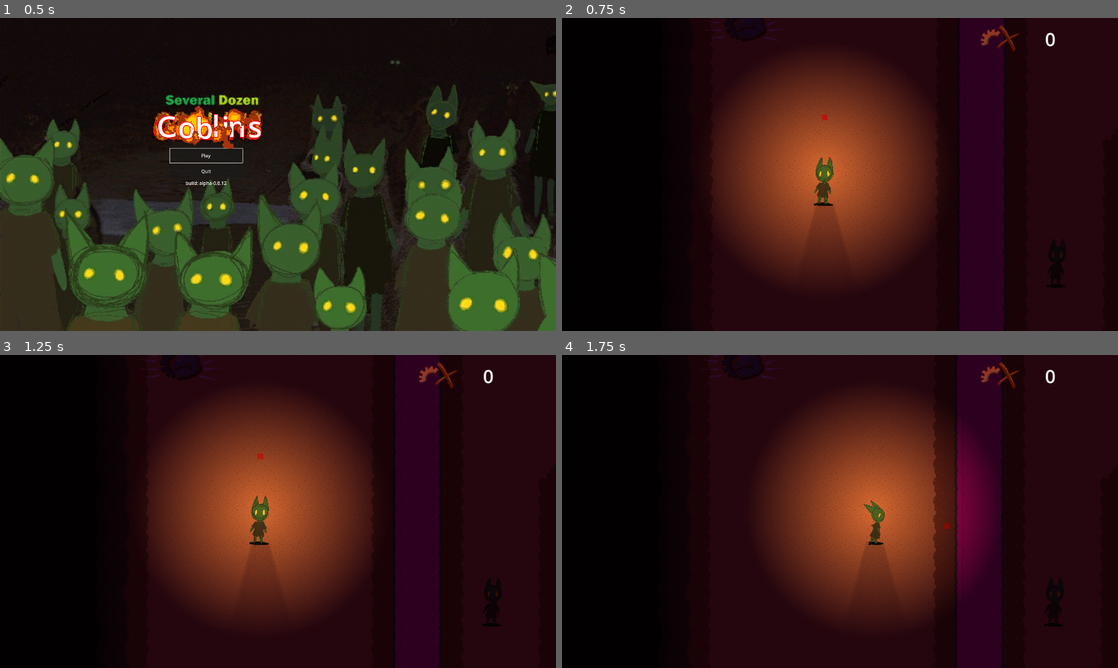
Above: before the commit, frames 1-4 (two rows, left to right).
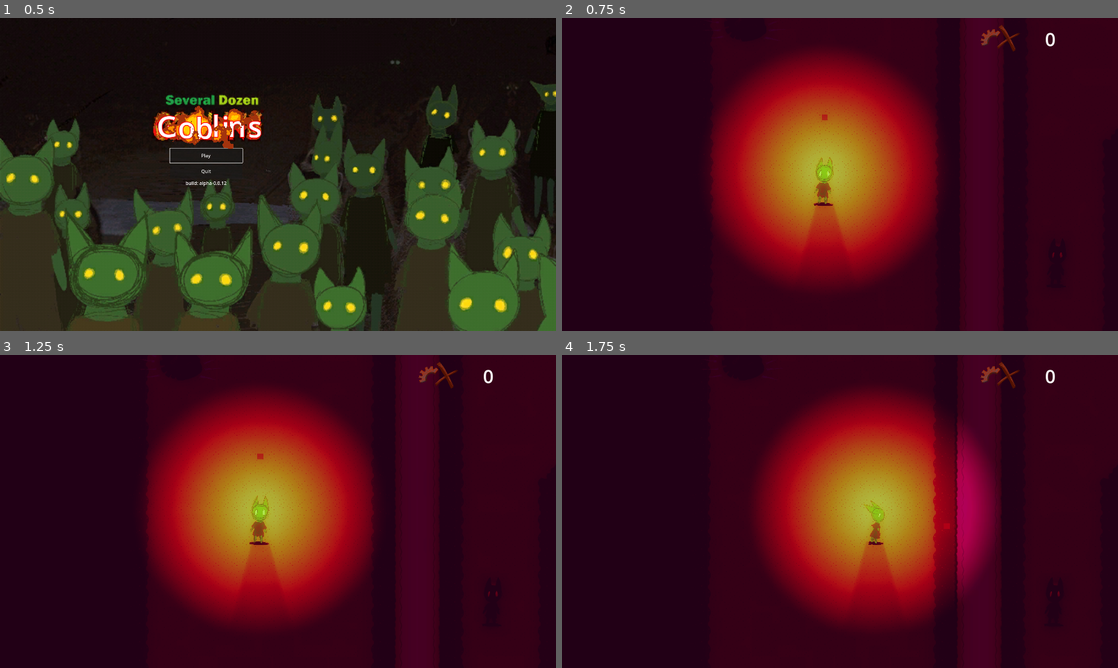
Above: after the commit, the same moments.

Repository: loteque/GoblinGame
Game: Godot game, scene res://main.tscn
Same seed, same stepped clock (60 frames per second), same inputs: the game is played once before the commit and once after it.
Inputs (mouse positions are in pixels of both pictures, inside the frame that each line leads up to):
- Up to frame 1 (0.5 s): no input
- Up to frame 2 (0.75 s): click "Play" at 0.5 s
- Up to frame 3 (1.25 s): no input
- Up to frame 4 (1.75 s): move the mouse to (962, 495) at 1.27 s; hold D (right) from 1.28 s (still down); hold Shift (call) from 1.28 s (still down); click (962, 495) at 1.42 s

Frame 1 is identical in both runs. In frame 2, 45% of the frame differs, in the area x 0-91%, y 0-100%; in frame 3, 45%; in frame 4, 46%.

Commit message:
adjust lights, add eye glow, adjust environemtal color tone and bloom

Diff:
--- /dev/null
+++ b/project/head_glow.tscn
@@ -0,0 +1,10 @@
+[gd_scene load_steps=2 format=3 uid="uid://l5vvruq23htq"]
+
+[ext_resource type="Texture2D" uid="uid://d04bgi5pe4150" path="res://src/character/lights/player_character.tres" id="1_qxvjk"]
+
+[node name="HeadGlow" type="PointLight2D"]
+position = Vector2(3436, 1406)
+scale = Vector2(14.03, 14.03)
+energy = 0.34
+texture = ExtResource("1_qxvjk")
+texture_scale = 0.1
--- a/project/main.tscn
+++ b/project/main.tscn
@@ -635,6 +635,28 @@
 [sub_resource type="ShaderMaterial" id="ShaderMaterial_jbto2"]
 shader = ExtResource("5_n4qge")
 
+[sub_resource type="Gradient" id="Gradient_3kivr"]
+offsets = PackedFloat32Array(0.0547264, 1)
+colors = PackedColorArray(0.137129, 7.4001e-07, 0.0868827, 1, 0.690601, 0.901787, 1, 1)
+
+[sub_resource type="GradientTexture2D" id="GradientTexture2D_bp8ac"]
+gradient = SubResource("Gradient_3kivr")
+
+[sub_resource type="Environment" id="Environment_ngf1l"]
+background_mode = 3
+tonemap_mode = 3
+glow_enabled = true
+glow_normalized = true
+glow_intensity = 1.5
+glow_strength = 0.91
+glow_bloom = 0.46
+glow_map_strength = 0.7
+adjustment_enabled = true
+adjustment_brightness = 0.94
+adjustment_contrast = 1.12
+adjustment_saturation = 1.56
+adjustment_color_correction = SubResource("GradientTexture2D_bp8ac")
+
 [node name="Main2" type="Node2D" groups=["Map"]]
 y_sort_enabled = true
 
@@ -689,6 +711,7 @@
 size_flags_vertical = 3
 
 [node name="MainMenu" parent="LevelUI" node_paths=PackedStringArray("music_manager") instance=ExtResource("10_cxmx8")]
+visible = false
 music_manager = NodePath("../../MusicManager")
 
 [node name="WorldBoundery" type="StaticBody2D" parent="."]
@@ -797,11 +820,13 @@
 music_manager = NodePath("../MusicManager")
 
 [node name="CorruptedActor" parent="." node_paths=PackedStringArray("music_manager") groups=["Enemy"] instance=ExtResource("5_qmkqn")]
+modulate = Color(1, 0.343384, 0.854094, 1)
 position = Vector2(3426, 1515)
 team = 1
 music_manager = NodePath("../MusicManager")
 
 [node name="CorruptedActor3" parent="." node_paths=PackedStringArray("follow_area", "player", "music_manager") groups=["Enemy"] instance=ExtResource("5_qmkqn")]
+modulate = Color(1, 0.343384, 0.854094, 1)
 position = Vector2(3298, 1579)
 follow_area = NodePath("../CorruptedActor/FollowArea")
 team = 1
@@ -809,6 +834,7 @@
 music_manager = NodePath("../MusicManager")
 
 [node name="CorruptedActor4" parent="." node_paths=PackedStringArray("follow_area", "player", "music_manager") groups=["Enemy"] instance=ExtResource("5_qmkqn")]
+modulate = Color(1, 0.343384, 0.854094, 1)
 position = Vector2(3159, 1727)
 follow_area = NodePath("../CorruptedActor/FollowArea")
 team = 1
@@ -816,6 +842,7 @@
 music_manager = NodePath("../MusicManager")
 
 [node name="CorruptedActor5" parent="." node_paths=PackedStringArray("follow_area", "player", "music_manager") groups=["Enemy"] instance=ExtResource("5_qmkqn")]
+modulate = Color(1, 0.343384, 0.854094, 1)
 position = Vector2(3240, 694)
 follow_area = NodePath("../CorruptedActor/FollowArea")
 team = 1
@@ -823,11 +850,13 @@
 music_manager = NodePath("../MusicManager")
 
 [node name="CorruptedActor2" parent="." node_paths=PackedStringArray("music_manager") groups=["Enemy"] instance=ExtResource("5_qmkqn")]
+modulate = Color(1, 0.343384, 0.854094, 1)
 position = Vector2(1839, 1940)
 team = 1
 music_manager = NodePath("../MusicManager")
 
 [node name="CorruptedActor6" parent="." node_paths=PackedStringArray("follow_area", "player", "music_manager") groups=["Enemy"] instance=ExtResource("5_qmkqn")]
+modulate = Color(1, 0.343384, 0.854094, 1)
 position = Vector2(3427, 1770)
 follow_area = NodePath("../CorruptedActor2/FollowArea")
 team = 1
@@ -835,6 +864,7 @@
 music_manager = NodePath("../MusicManager")
 
 [node name="CorruptedActor7" parent="." node_paths=PackedStringArray("follow_area", "player", "music_manager") groups=["Enemy"] instance=ExtResource("5_qmkqn")]
+modulate = Color(1, 0.343384, 0.854094, 1)
 position = Vector2(3948, 1653)
 follow_area = NodePath("../CorruptedActor2/FollowArea")
 team = 1
@@ -842,6 +872,7 @@
 music_manager = NodePath("../MusicManager")
 
 [node name="CorruptedActor8" parent="." node_paths=PackedStringArray("follow_area", "player", "music_manager") groups=["Enemy"] instance=ExtResource("5_qmkqn")]
+modulate = Color(1, 0.343384, 0.854094, 1)
 position = Vector2(3527, -256)
 follow_area = NodePath("../CorruptedActor2/FollowArea")
 team = 1
@@ -849,6 +880,7 @@
 music_manager = NodePath("../MusicManager")
 
 [node name="CorruptedActor9" parent="." node_paths=PackedStringArray("follow_area", "player", "music_manager") groups=["Enemy"] instance=ExtResource("5_qmkqn")]
+modulate = Color(1, 0.343384, 0.854094, 1)
 position = Vector2(4355, -24)
 follow_area = NodePath("../CorruptedActor2/FollowArea")
 team = 1
@@ -856,6 +888,7 @@
 music_manager = NodePath("../MusicManager")
 
 [node name="CorruptedActor12" parent="." node_paths=PackedStringArray("follow_area", "player", "music_manager") groups=["Enemy"] instance=ExtResource("5_qmkqn")]
+modulate = Color(1, 0.343384, 0.854094, 1)
 position = Vector2(2884, -336)
 follow_area = NodePath("../CorruptedActor2/FollowArea")
 team = 1
@@ -863,6 +896,7 @@
 music_manager = NodePath("../MusicManager")
 
 [node name="CorruptedActor13" parent="." node_paths=PackedStringArray("follow_area", "player", "music_manager") groups=["Enemy"] instance=ExtResource("5_qmkqn")]
+modulate = Color(1, 0.343384, 0.854094, 1)
 position = Vector2(2874, 246)
 follow_area = NodePath("../CorruptedActor2/FollowArea")
 team = 1
@@ -870,6 +904,7 @@
 music_manager = NodePath("../MusicManager")
 
 [node name="CorruptedActor14" parent="." node_paths=PackedStringArray("follow_area", "player", "music_manager") groups=["Enemy"] instance=ExtResource("5_qmkqn")]
+modulate = Color(1, 0.343384, 0.854094, 1)
 position = Vector2(2702, 325)
 follow_area = NodePath("../CorruptedActor2/FollowArea")
 team = 1
@@ -877,6 +912,7 @@
 music_manager = NodePath("../MusicManager")
 
 [node name="CorruptedActor15" parent="." node_paths=PackedStringArray("follow_area", "player", "music_manager") groups=["Enemy"] instance=ExtResource("5_qmkqn")]
+modulate = Color(1, 0.343384, 0.854094, 1)
 position = Vector2(3665, 389)
 follow_area = NodePath("../CorruptedActor2/FollowArea")
 team = 1
@@ -941,3 +977,6 @@
 position = Vector2(4067, 1540)
 team = 1
 game_manager = NodePath("../GameManager")
+
+[node name="WorldEnvironment" type="WorldEnvironment" parent="."]
+environment = SubResource("Environment_ngf1l")
--- a/project/new_actor.tscn
+++ b/project/new_actor.tscn
@@ -45,6 +45,7 @@
 [ext_resource type="AudioStream" uid="uid://d4ceyrcvkgma1" path="res://assets/audio/throw3.wav" id="42_jqshp"]
 [ext_resource type="AudioStream" uid="uid://dga457mlya4h" path="res://assets/audio/throw4.wav" id="43_puc0p"]
 [ext_resource type="AudioStream" uid="uid://dbuxdutckxwmk" path="res://assets/audio/throw5.wav" id="44_m0tq1"]
+[ext_resource type="PackedScene" uid="uid://l5vvruq23htq" path="res://head_glow.tscn" id="46_xbp4a"]
 
 [sub_resource type="CircleShape2D" id="CircleShape2D_1bxck"]
 radius = 17.5
@@ -274,5 +275,13 @@
 [node name="Ghost" parent="." instance=ExtResource("26_5cti7")]
 position = Vector2(0, -165)
 
+[node name="HeadGlowPosi" type="Marker2D" parent="."]
+position = Vector2(0, -120)
+
+[node name="HeadGlow" parent="HeadGlowPosi" instance=ExtResource("46_xbp4a")]
+position = Vector2(1, 1)
+scale = Vector2(9.98375, 9.98375)
+energy = 0.2
+
 [connection signal="body_entered" from="FollowArea" to="." method="_on_follow_area_body_entered"]
 [connection signal="body_exited" from="FollowArea" to="." method="_on_follow_area_body_exited"]
Not shown: 1 places in project/main.tscn that only renumber resources
Not shown: 1 places in project/new_actor.tscn that only renumber resources
